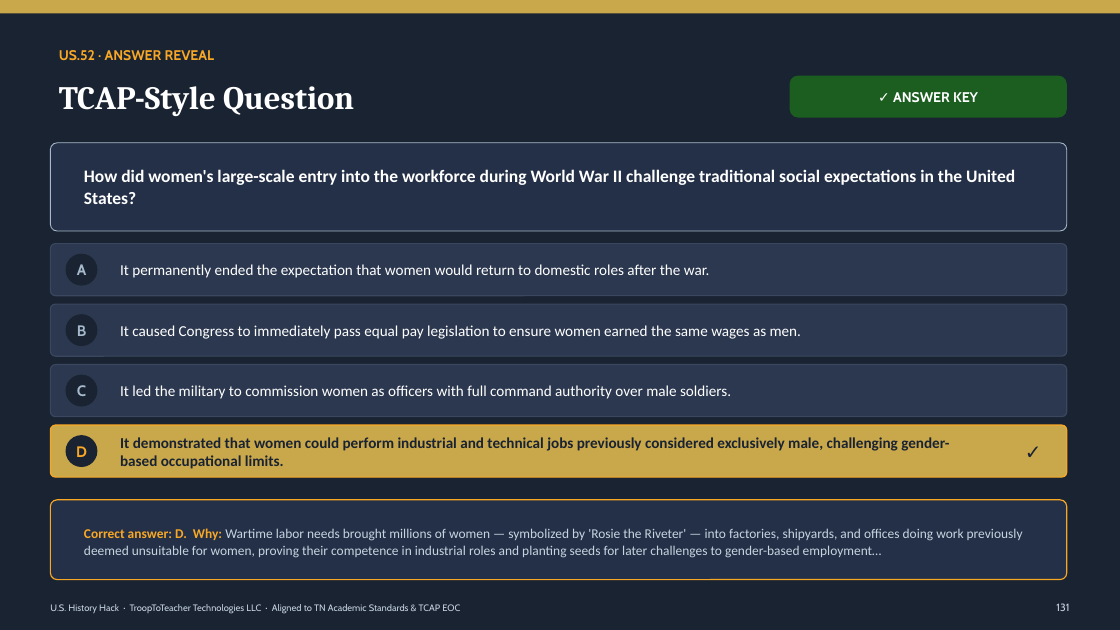
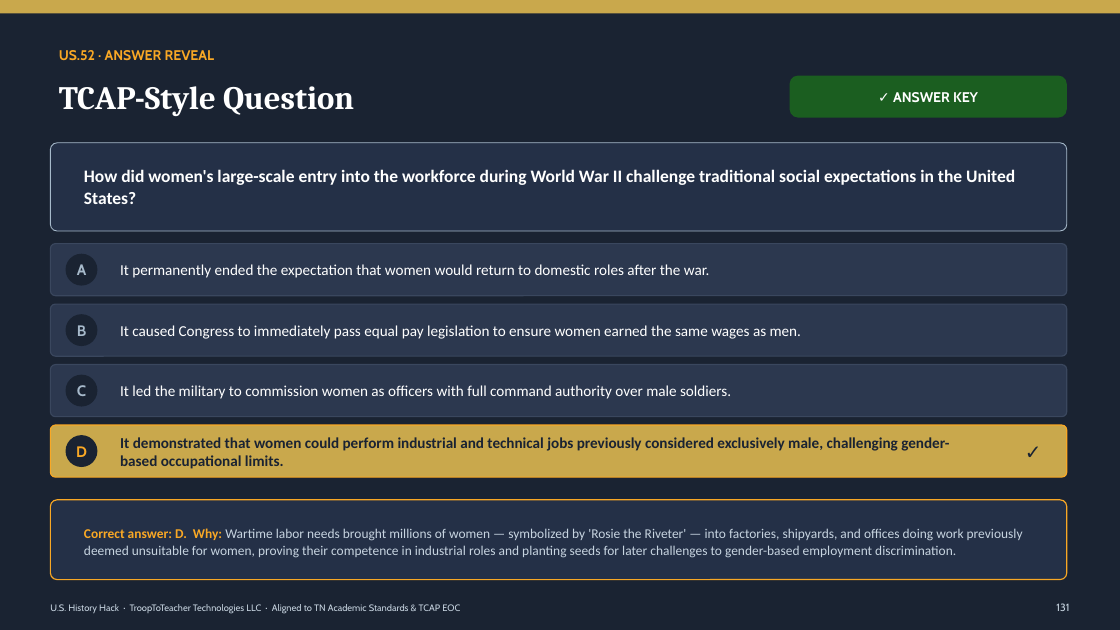
Before and after one commit to Trooptoteacher/trooptoteacher-history, a slide deck: slide 146 of HistoryHack_Platinum/deliverables_unit6/Unit6_Teacher_Deck_CourseStandard.pptx. Drawn at 1120x630 pixels with LibreOffice and Linux fonts; fonts in the diff are those of the drawing. Boxes give left, top, right and bottom in pixels: in the first picture for what was removed or moved away, otherwise in the second. Text is boxed around its words. In the diff, an @@ line names an element or a change of style, - is before the commit and + after.

```diff
--- a/HistoryHack_Platinum/deliverables_unit6/Unit6_Teacher_Deck_CourseStandard.pptx
+++ b/HistoryHack_Platinum/deliverables_unit6/Unit6_Teacher_Deck_CourseStandard.pptx
@@ text at [84, 528, 1023, 558]: text changed @@
-Correct answer: D. Why: Wartime labor needs brought millions of women — symbolized by 'Rosie the Riveter' — into factories, shipyards, and offices doing work previously deemed unsuitable for women, proving their competence in industrial roles and planting seeds for later challenges to gender-based employment…
+Correct answer: D. Why: Wartime labor needs brought millions of women — symbolized by 'Rosie the Riveter' — into factories, shipyards, and offices doing work previously deemed unsuitable for women, proving their competence in industrial roles and planting seeds for later challenges to gender-based employment discrimination.
```
Also in this commit, not shown: 14 other slides changed, 19 other files.
